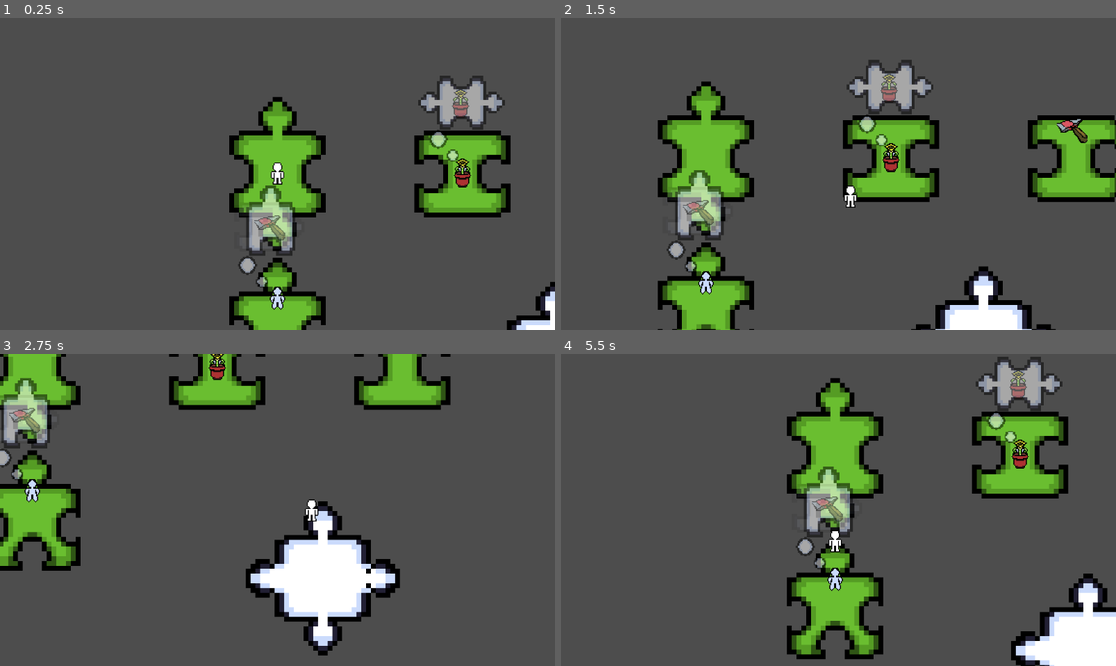
Above: before the commit, frames 1-4 (two rows, left to right).
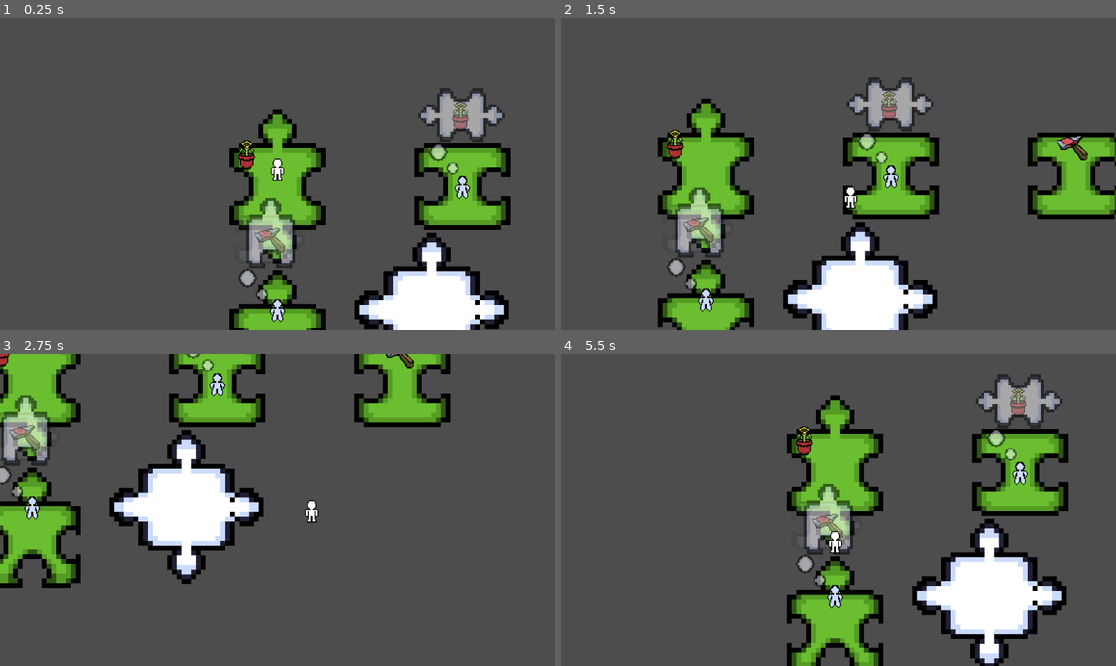
Above: after the commit, the same moments.

Repository: TomasMirandaEros/Juego-Jam
Game: Godot game, scene res://Nivel.tscn
Two runs of this game, one before a commit and one after it. Both use one fixed random seed, a clock stepped at 60 frames per second and the inputs below.
Inputs (mouse positions are in pixels of both pictures, inside the frame that each line leads up to):
- Up to frame 1 (0.25 s): no input
- Up to frame 2 (1.5 s): move the mouse to (960, 158) at 0.52 s; hold Right (ui_right) 0.53-1.28 s; tap E (Agarrar, bound only after the commit) at 0.6 s; click (960, 158) at 0.67 s; move the mouse to (1110, 145) at 1.27 s; hold Down (ui_down) from 1.28 s (still down); click (1110, 145) at 1.35 s
- Up to frame 3 (2.75 s): tap E (Agarrar, bound only after the commit) at 1.55, 2.1 s; move the mouse to (410, 594) at 2.02 s; release Down (ui_down) at 2.03 s; hold Right (ui_right) from 2.03 s (still down); click (410, 594) at 2.17 s
- Up to frame 4 (5.5 s): move the mouse to (810, 572) at 2.77 s; release Right (ui_right) at 2.78 s; hold Up (ui_up) 2.78-3.53 s; tap E (Agarrar, bound only after the commit) at 2.85, 3.8, 4.35, 5.1 s; click (810, 572) at 2.92 s; move the mouse to (1005, 556) at 3.52 s; hold Left (ui_left) 3.53-5.03 s; click (1005, 556) at 3.6 s; move the mouse to (672, 463) at 4.27 s; click (672, 463) at 4.42 s; move the mouse to (866, 510) at 5.02 s; hold Down (ui_down) from 5.03 s (still down); click (866, 510) at 5.17 s

The runs differ from the first frame. In frame 1, 19% of the frame differs, in the area x 41-100%, y 18-100%; in frame 2, 27%; in frame 3, 28%, in the area x 0-82%, y 0-97%; in frame 4, 27%.

Commit message:
0.12

Diff:
--- a/Escenas/character_body_2d.tscn
+++ b/Escenas/Player.tscn
@@ -22,3 +22,8 @@
 limit_smoothed = true
 position_smoothing_enabled = true
 editor_draw_drag_margin = true
+
+[node name="Marker2D" type="Marker2D" parent="."]
+position = Vector2(0, -18)
+
+[connection signal="child_entered_tree" from="." to="." method="_on_child_entered_tree"]
--- a/Escenas/elementosEspecificos/hacha.tscn
+++ b/Escenas/elementosEspecificos/hacha.tscn
@@ -4,8 +4,8 @@
 [ext_resource type="Texture2D" uid="uid://cnywbk3n265i7" path="res://sprites fichas/Hacha.png" id="2_om4cc"]
 
 [sub_resource type="CapsuleShape2D" id="CapsuleShape2D_fvreb"]
-radius = 9.0
-height = 21.875
+radius = 33.0
+height = 66.0
 
 [node name="hacha" type="Node2D" groups=["hacha"]]
 script = ExtResource("1_q48oj")
@@ -21,4 +21,13 @@
 position = Vector2(-4, 0)
 texture = ExtResource("2_om4cc")
 
-[connection signal="input_event" from="Node2D" to="." method="_on_node_2d_input_event"]
+[node name="E" type="Label" parent="."]
+visible = false
+offset_left = -5.0
+offset_top = -50.0
+offset_right = 35.0
+offset_bottom = -27.0
+text = "E"
+
+[connection signal="body_entered" from="Node2D" to="." method="_on_node_2d_body_entered"]
+[connection signal="body_exited" from="Node2D" to="." method="_on_node_2d_body_exited"]
--- a/Nivel.tscn
+++ b/Nivel.tscn
@@ -1,7 +1,7 @@
 [gd_scene load_steps=10 format=3 uid="uid://bo4fylwsexak2"]
 
 [ext_resource type="PackedScene" uid="uid://bwlirblhgesa2" path="res://Escenas/Piezas/Verdes/pieza_verde_1.tscn" id="2_5syik"]
-[ext_resource type="PackedScene" uid="uid://c3x8wjay2v1tm" path="res://Escenas/character_body_2d.tscn" id="2_sr8hk"]
+[ext_resource type="PackedScene" uid="uid://c3x8wjay2v1tm" path="res://Escenas/Player.tscn" id="2_sr8hk"]
 [ext_resource type="PackedScene" uid="uid://srx1ryls370l" path="res://Escenas/elementosEspecificos/Flor.tscn" id="3_05r5i"]
 [ext_resource type="PackedScene" uid="uid://cknheak3qlgq0" path="res://Escenas/Piezas/Blancas/pieza_blanca.tscn" id="3_lmfi0"]
 [ext_resource type="PackedScene" uid="uid://bcucqtq3okgws" path="res://Escenas/Piezas/Verdes/pieza_verde_2.tscn" id="3_vo40h"]
@@ -12,42 +12,38 @@
 
 [node name="Ecenario" type="Node2D"]
 
-[node name="TileMap" type="TileMap" parent="."]
-rendering_quadrant_size = 32
-collision_animatable = true
-format = 2
-
-[node name="CharacterBody2D" parent="TileMap" instance=ExtResource("2_sr8hk")]
+[node name="player" parent="." instance=ExtResource("2_sr8hk")]
 z_index = 3
 position = Vector2(64, -32)
 collision_mask = 2
 
-[node name="Pieza_verde" parent="TileMap" instance=ExtResource("2_5syik")]
+[node name="Pieza_verde" parent="." instance=ExtResource("2_5syik")]
 light_mask = 512
 visibility_layer = 512
 position = Vector2(64, -32)
 
-[node name="Node2D" parent="TileMap/Pieza_verde" instance=ExtResource("3_05r5i")]
-position = Vector2(192, 0)
+[node name="Pieza_blanca" parent="." instance=ExtResource("3_lmfi0")]
+position = Vector2(224, 96)
 
-[node name="Pieza_blanca" parent="TileMap" instance=ExtResource("3_lmfi0")]
-position = Vector2(352, 160)
-
-[node name="Pieza_verde_2" parent="TileMap" instance=ExtResource("3_vo40h")]
+[node name="Pieza_verde_2" parent="." instance=ExtResource("3_vo40h")]
 light_mask = 512
 visibility_layer = 512
 position = Vector2(256, -32)
 
-[node name="NPC" parent="TileMap/Pieza_verde_2" instance=ExtResource("6_pwg1v")]
-
-[node name="Pieza_verde_3" parent="TileMap" instance=ExtResource("3_vo40h")]
+[node name="Pieza_verde_3" parent="." instance=ExtResource("3_vo40h")]
 position = Vector2(448, -32)
 
-[node name="hacha" parent="TileMap" instance=ExtResource("8_h4mco")]
-position = Vector2(448, -64)
+[node name="flor" parent="." instance=ExtResource("3_05r5i")]
+position = Vector2(32, -64)
 
-[node name="Node2D" parent="." instance=ExtResource("8_0p0b3")]
+[node name="NPC" parent="." instance=ExtResource("6_pwg1v")]
+position = Vector2(256, -32)
+
+[node name="Node2D2" parent="." instance=ExtResource("8_0p0b3")]
 position = Vector2(64, 135)
 
-[node name="NPC" parent="." instance=ExtResource("9_sdqot")]
+[node name="NPC2" parent="." instance=ExtResource("9_sdqot")]
 position = Vector2(64, 96)
+
+[node name="hacha" parent="." instance=ExtResource("8_h4mco")]
+position = Vector2(448, -64)
--- a/Scripts/Objetos.gd
+++ b/Scripts/Objetos.gd
@@ -4,18 +4,17 @@
 por favor
 '''
 var press: bool = false
-
-# Called every frame. 'delta' is the elapsed time since the previous frame.
 func _process(delta):
 	if press:
-		position = lerp(position, get_global_mouse_position(), 25 * delta)
-		z_index = 10
-	else:
-		z_index = 1
+		if Input.is_action_just_pressed("Agarrar"):
+			get_parent().remove_child(self)
 
-func _on_node_2d_input_event(viewport, event, shape_idx):
-	if event is InputEventMouseButton:
-		if event.is_pressed():
-			press = true
-		else:
-			press = false
+
+func _on_node_2d_body_entered(body):
+	$E.visible = true
+	press = true
+
+
+func _on_node_2d_body_exited(body):
+	$E.visible = false
+	press = false
--- a/Scripts/character_body_2d.gd
+++ b/Scripts/character_body_2d.gd
@@ -9,3 +9,6 @@
 func _physics_process(delta):
 	get_input()
 	move_and_slide()
+
+func _on_child_entered_tree(node):
+	node.position = $Marker2D.position
--- a/project.godot
+++ b/project.godot
@@ -54,6 +54,11 @@
 "events": [Object(InputEventMouseButton,"resource_local_to_scene":false,"resource_name":"","device":-1,"window_id":0,"a …(253 unchanged characters)…
 ]
 }
+Agarrar={
+"deadzone": 0.5,
+"events": [null, Object(InputEventKey,"resource_local_to_scene":false,"resource_name":"","device":-1,"window_id":0,"alt_pressed":false,"shift_pressed":false,"ctrl_pressed":false,"meta_pressed":false,"pressed":false,"keycode":0,"physical_keycode":69,"key_label":0,"unicode":101,"echo":false,"script":null)
+]
+}
 
 [input_devices]
 
